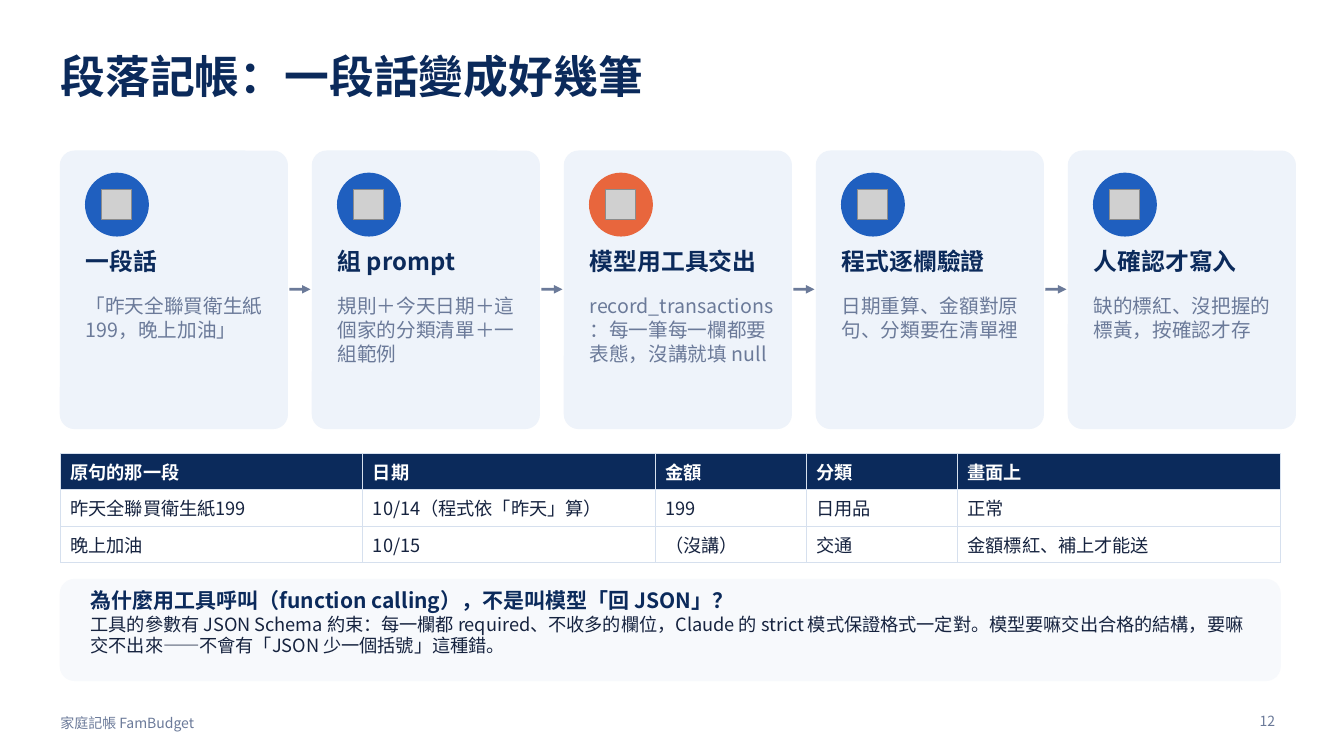
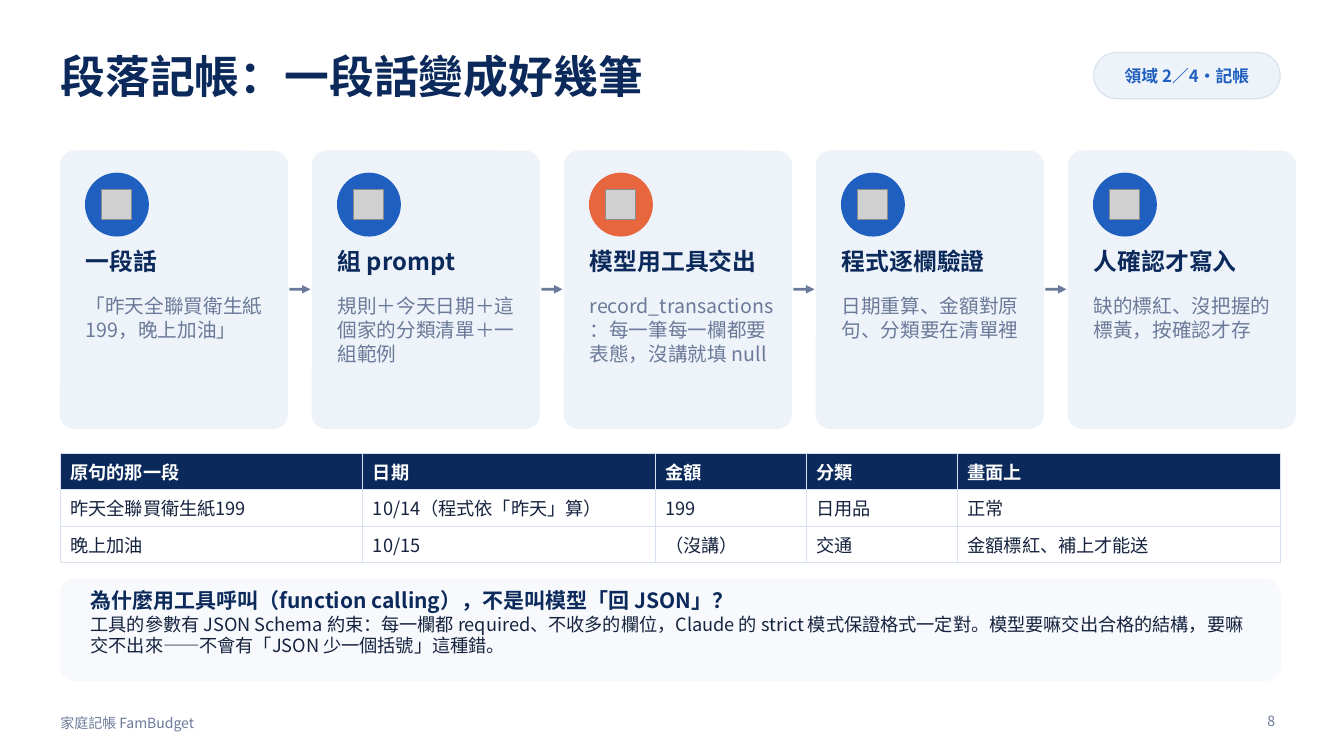
Before and after one commit to cbes502034/final_project, a slide deck: slide 8 of report/家庭記帳_期末報告.pptx (slide 12 before the commit). Drawn at 1344x756 pixels with LibreOffice and Linux fonts; fonts in the diff are those of the drawing; grey boxes stand for pictures. Boxes give left, top, right and bottom in pixels: in the first picture for what was removed or moved away, otherwise in the second. Text is boxed around its words. In the diff, an @@ line names an element or a change of style, - is before the commit and + after.

```diff
--- a/report/家庭記帳_期末報告.pptx
+++ b/report/家庭記帳_期末報告.pptx
@@ rounded rectangle added at [1094,52,1280,99], fill #EEF3FA, outline #D6E0EE 0.75 pt @@
@@ text added at [1125,67,1249,84], 12 pt, text #1F5FBF, bold @@
+領域 2／4・記帳
@@ page number at [1267,715,1275,726]: text changed @@
-12
+8
```
Also in this commit, not shown: 9 other slides changed, 6 slides added, 13 slides removed, 19 other files.
